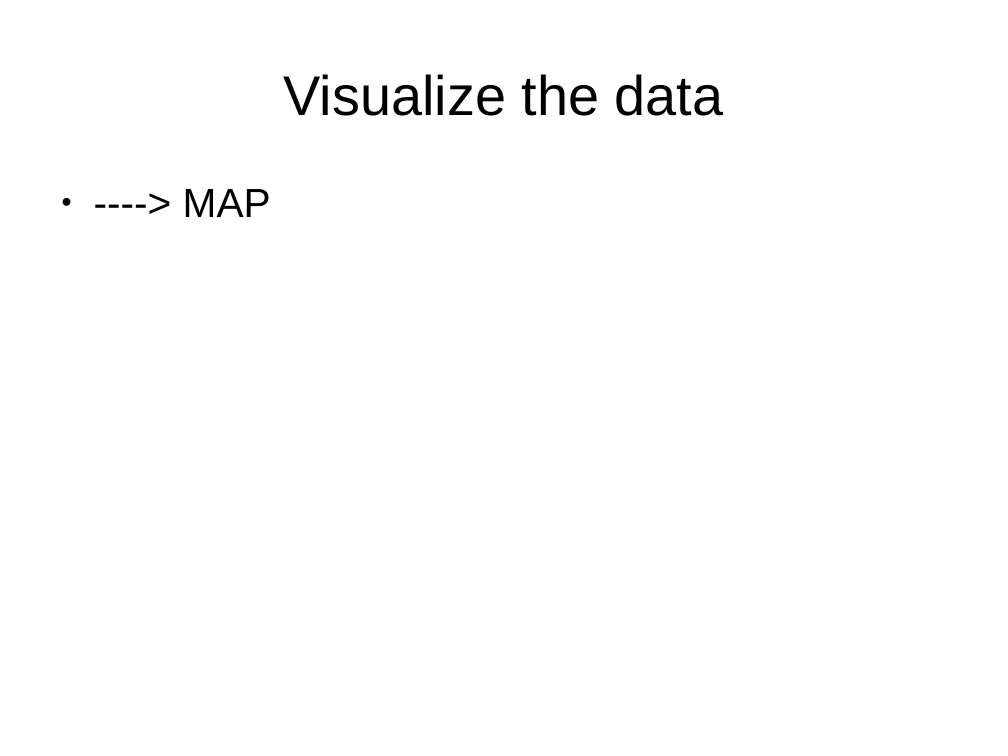
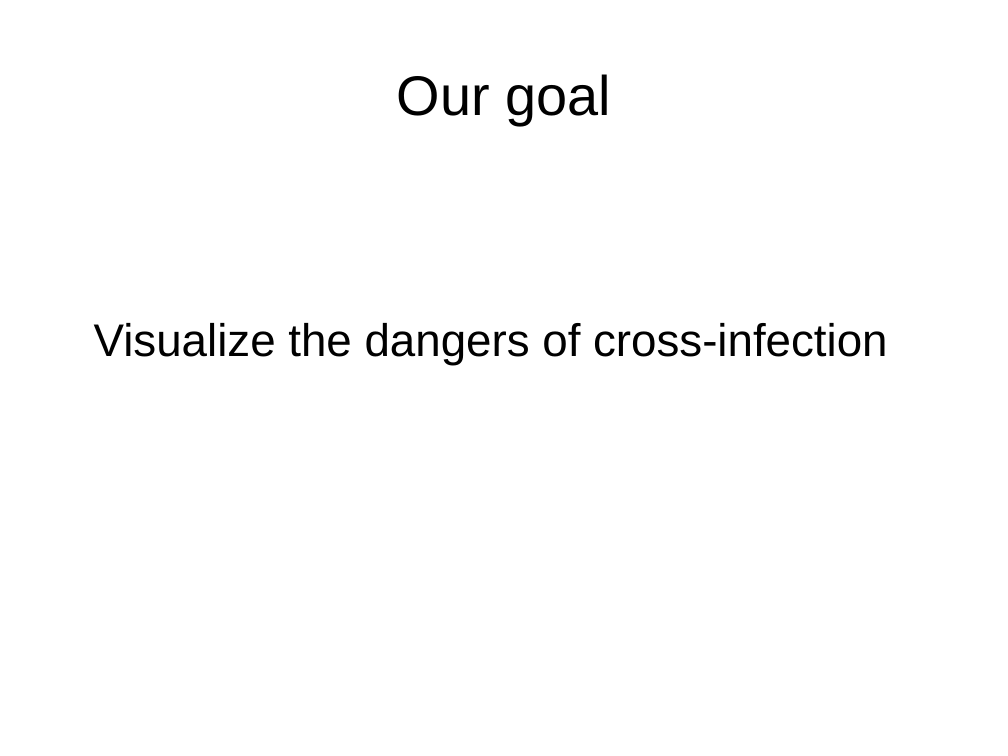
Before and after one commit to opendream/eph_animal, a slide deck: slide 3 of etc/PODD.odp (slide 8 before the commit). Drawn at 1008x756 pixels with LibreOffice and Linux fonts; fonts in the diff are those of the drawing. Boxes give left, top, right and bottom in pixels: in the first picture for what was removed or moved away, otherwise in the second. Text is boxed around its words. In the diff, an @@ line names an element or a change of style, - is before the commit and + after.

```diff
--- a/etc/PODD.odp
+++ b/etc/PODD.odp
@@ title at box(397, 74, 611, 125): text changed @@
-Visualize the data
+Our goal
@@ text at box(94, 323, 888, 365): text changed; size 32 to 36 pt @@
-● ----> MAP
+Visualize the dangers of cross-infection
```
Also in this commit, not shown: 6 other slides changed, 8 slides added, 1 slide removed, 2 other files.
